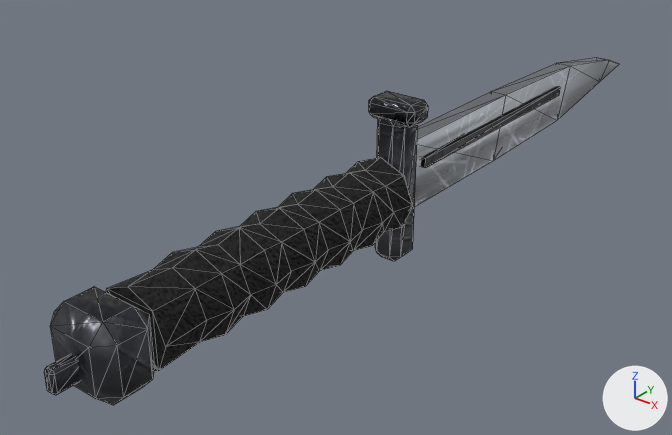
Renders of the glTF model client/assets/models/knife.glb from each side of a commit.
Both versions are drawn from a 50 mm camera at (0.18, -0.233, 0.14) aimed at (-0.023, 0.02, -0.017). Lighting does not change. The marker at lower right points along +X, +Y and +Z. The first picture is the older version. Mesh edges are drawn as thin lines. Where no turn or scale is listed for an object, it has been applied to the vertices. Vertices at exactly the same position are counted once.

The first picture shows 'body'.
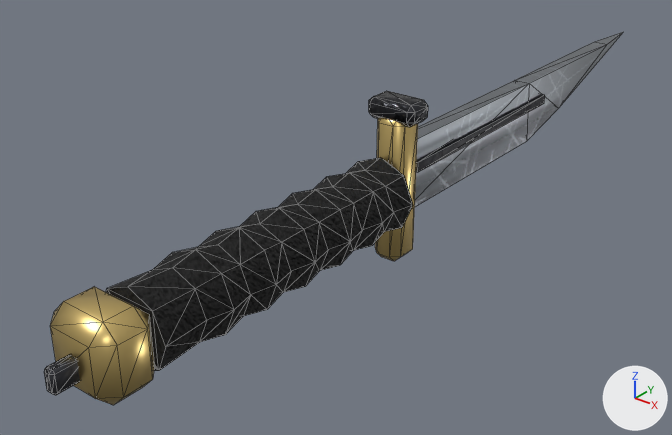
Location of each change, [x1, y1, x2, y2] in pixels of the pictures (672 x 435 px; the box of a moved part takes in the faces that stretch with it):
'body', reshaped (7% taller): before [44, 57, 619, 405]; after [44, 32, 623, 405]
part 1 of me_knife, added: after [416, 94, 545, 172]
part 2 of me_knife, moved or reshaped: before [415, 57, 619, 207]; after [415, 32, 623, 207]
part 3 of me_knife, recoloured: [50, 118, 418, 405] in both

The change, as a diff of the scene's bpy script:
```diff
--- a/client/assets/models/knife.glb.py
+++ b/client/assets/models/knife.glb.py
@@ mat_brass @@
+mat_brass = principled_material('brass')
+mat_brass.base_color = (0.78, 0.58, 0.22)  # yellow #e5c881
+mat_brass.metallic = 1.0
+mat_brass.roughness = 0.35
@@ me_knife @@
 # used by ob_body; location = (0.0, 0.0, 0.0)
-me_knife.from_pydata(...)  # 229 vertices, 429 faces; spans x -0.014..0.014, y -0.126..0.228, z -0.029..0.034
+me_knife.from_pydata(...)  # 226 vertices, 423 faces; spans x -0.014..0.014, y -0.126..0.228, z -0.029..0.034
+# me_knife part 1: a new loose piece, a box spanning x -0.0043..0.0043, y 0.035..0.135, z 0.004..0.008, in mat_steel_dark
+# me_knife part 2
+# 10 vertices are removed from x -0.004..0.004, y 0.1..0.228, z -0.014..0.017
+# 21 faces are deleted
+# 7 vertices are added at x -0.004..0.004, y 0.12..0.228, z -0.014..0.017
+# 15 new faces join them, mat_blade
+# me_knife part 3: 88 faces spanning x -0.013..0.013, y -0.118..0.034, z -0.029..0.029 switch from mat_gunmetal to mat_brass (yellow #e5c881)
+# other edits to the shape of me_knife do not show in these pictures
 me_knife.materials.append(mat_blade)
```
